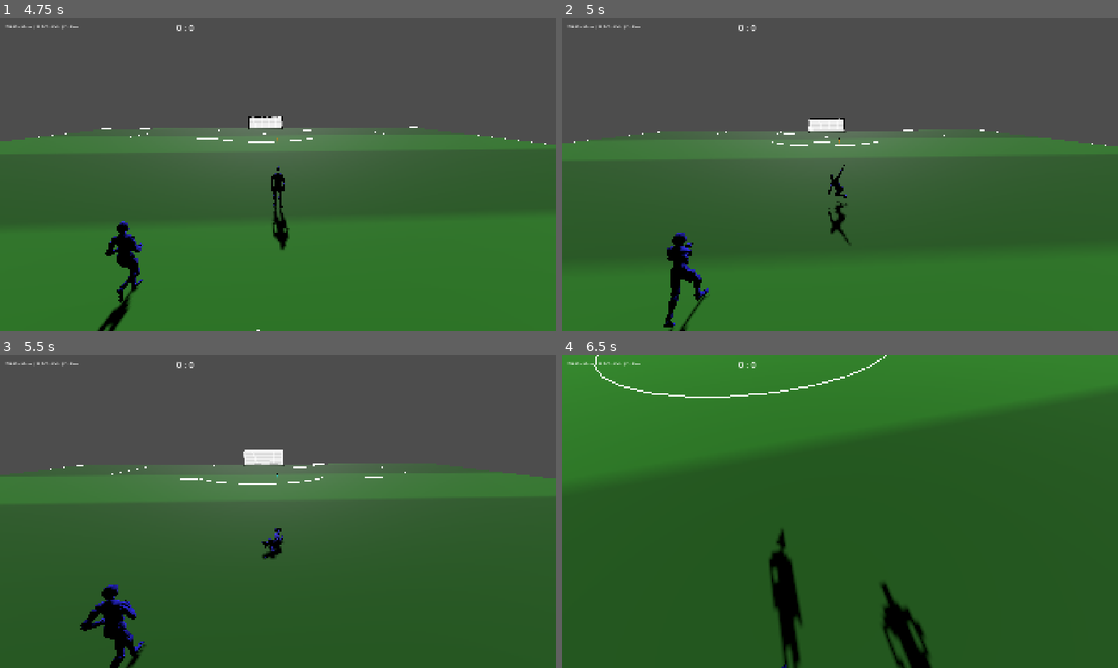
Above: before the commit, frames 1-4 (two rows, left to right).
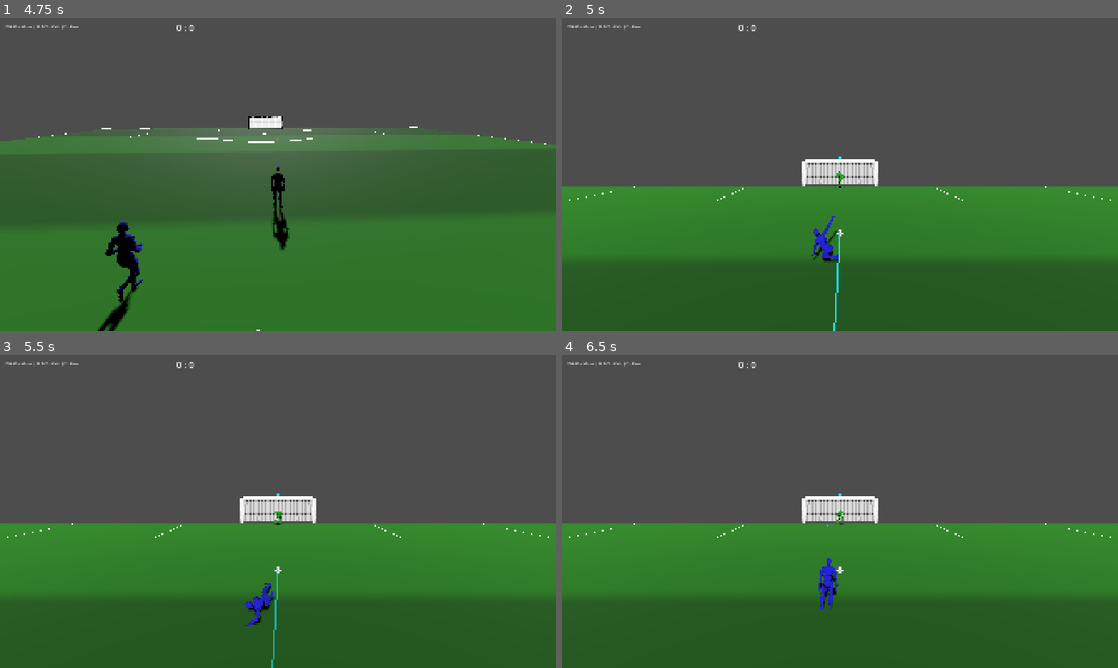
Above: after the commit, the same moments.

Repository: Churikov0112/open_football
Game: Godot game, scene res://scenes/main_menu.tscn
The game is run twice, just before and just after one commit, with the same random seed, the same clock (stepped at 60 frames per second) and the same inputs.
Inputs (mouse positions are in pixels of both pictures, inside the frame that each line leads up to):
- Up to frame 1 (4.75 s): click "Start Match" at 0.5 s; move the mouse to (400, 158) at 1.27 s; hold Right (move_right) 1.28-2 s; hold D (kick) 1.28-2 s; click (400, 158) at 1.42 s; drag from (166, 190) to (250, 237) at 2.02 s; move the mouse to (333, 105) at 2.77 s; hold Right (move_right) 2.78-3.5 s; hold D (kick) 2.78-3.5 s; tap 3 (camera_third_person) at 2.85 s; drag from (250, 237) to (111, 127) at 3.52 s; move the mouse to (444, 221) at 4.27 s; hold Left (move_left) from 4.28 s (still down); hold Q (combo_modifier) from 4.28 s (still down); tap D (kick) at 4.55 s
- Up to frame 2 (5 s): keep holding Left (move_left); keep holding Q (combo_modifier); tap K (keeper_dive_debug, bound only after the commit) at 4.9 s
- Up to frame 3 (5.5 s): release Left (move_left) at 5 s; release Q (combo_modifier) at 5 s; drag from (111, 464) to (194, 433) at 5.02 s
- Up to frame 4 (6.5 s): move the mouse to (867, 511) at 5.77 s; hold Down (move_back) from 5.78 s (still down); hold D (kick) from 5.78 s (still down); click (867, 511) at 5.92 s

Frame 1 is identical in both runs. In frame 2, 53% of the frame differs, in the area x 0-100%, y 32-100%; in frame 3, 39%; in frame 4, 78%, in the area x 0-100%, y 0-100%.

Commit message:
feat(penalty): K debug key — AI kicker vs human keeper (dive-zone control)
Co-Authored-By: Claude Sonnet 5 <noreply@anthropic.com>

Diff:
--- a/scripts/match/match_manager.gd
+++ b/scripts/match/match_manager.gd
@@ -253,6 +253,7 @@
 		&"combo_curl":      {"keys": [KEY_E],     "buttons": [JOY_BUTTON_RIGHT_SHOULDER], "axes": []},
 		&"pause":           {"keys": [KEY_ESCAPE],"buttons": [JOY_BUTTON_START], "axes": []},
 		&"penalty_debug":   {"keys": [KEY_P],     "buttons": [], "axes": []},
+		&"keeper_dive_debug": {"keys": [KEY_K], "buttons": [], "axes": []},
 		&"free_kick_debug": {"keys": [KEY_F],     "buttons": [], "axes": []},
 		&"corner_debug":    {"keys": [KEY_C],     "buttons": [], "axes": []},
 		&"goal_kick_debug": {"keys": [KEY_G],     "buttons": [], "axes": []},
@@ -969,6 +970,17 @@
 	if Input.is_action_just_pressed(&"penalty_debug") and _keeper != null and not _celebrating:
 		_penalty.start_single(controlled_player, _keeper_brain.goal_line_z)
 		return
+	# K: ИИ бьёт пенальти, человек управляет вратарём (выбор зоны нырка стиком). Бьющий — то же тело,
+	# что бьёт по P (controlled_player), но с AIKickerIntent; презентация — роль KEEPER (камера как у
+	# пенальти + cyan-маркер над вратарём, без ретикла/power_bar бьющего).
+	if Input.is_action_just_pressed(&"keeper_dive_debug") and _keeper != null and not _celebrating:
+		var kicker_rng := RandomNumberGenerator.new()
+		kicker_rng.randomize()
+		_penalty.start_single(controlled_player, _keeper_brain.goal_line_z,
+			AIKickerIntent.new(kicker_rng),
+			SetPiecePresentation.new(SetPiecePresentation.Role.KEEPER),
+			HumanKeeperIntent.new({"aim_lat": [&"move_left", &"move_right"], "aim_vert": [&"move_forward", &"move_back"]}))
+		return
 	# Штрафной-режим: всё ведёт контроллер, обычные системы заглушены.
 	if _free_kick_active:
 		_free_kick.update(delta)
